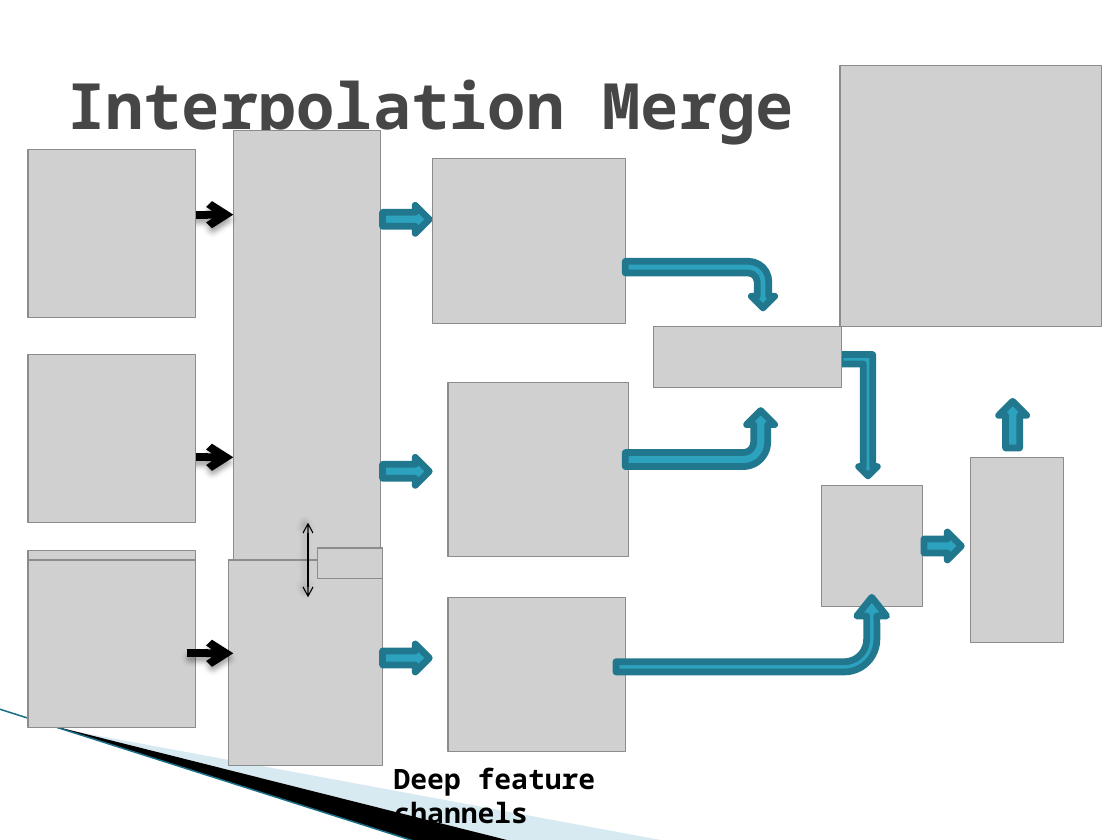
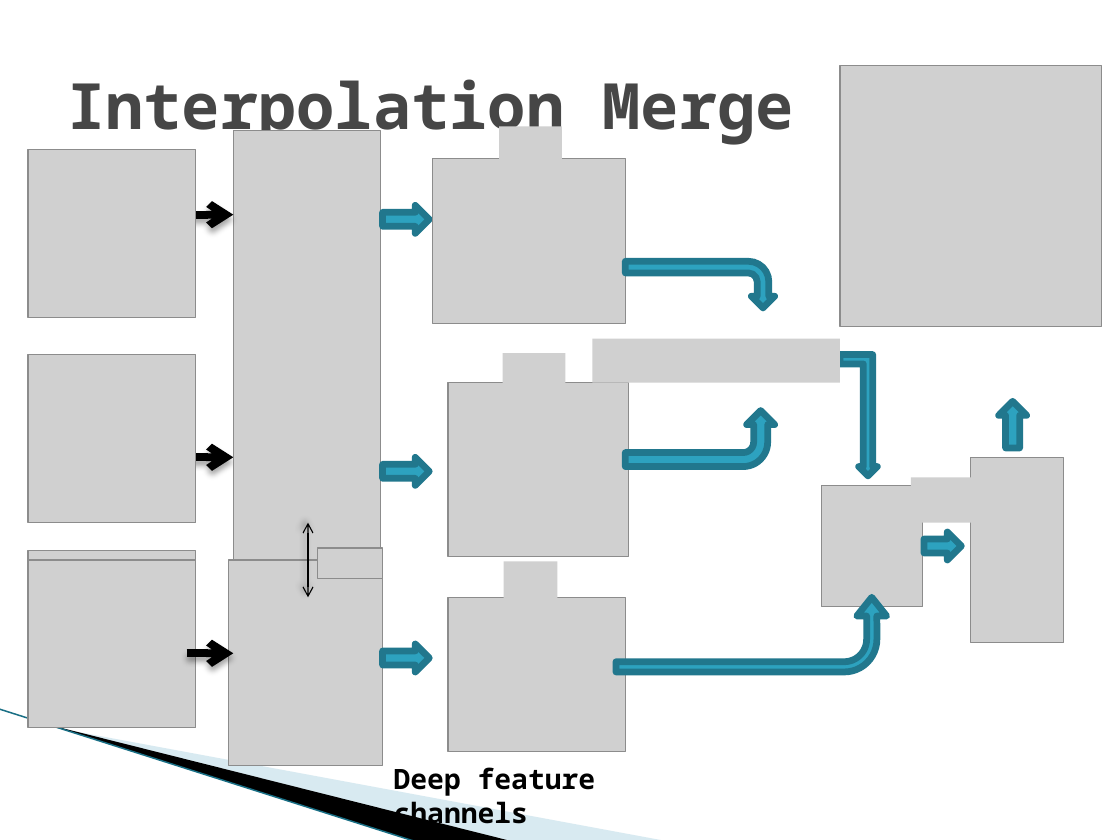
Before and after one commit to eyalw711/universal_style_transfer, a slide deck: slide 13 of ppt/Universal Style transfer via Feature Transform.pptx (slide 11 before the commit). Drawn at 1120x840 pixels with LibreOffice and Linux fonts; fonts in the diff are those of the drawing; grey boxes stand for pictures; background and template pictures are left out. Boxes give left, top, right and bottom in pixels: in the first picture for what was removed or moved away, otherwise in the second. Text is boxed around its words. In the diff, an @@ line names an element or a change of style, - is before the commit and + after.

```diff
--- a/ppt/Universal Style transfer via Feature Transform.pptx
+++ b/ppt/Universal Style transfer via Feature Transform.pptx
@@ picture added at [500,127,562,175] @@
@@ picture added at [503,353,566,401] @@
@@ picture: place and size @@
-picture at [653,327,841,388]
+picture at [592,338,840,382]
@@ picture added at [911,477,974,522] @@
@@ picture added at [504,561,558,606] @@
```
Also in this commit, not shown: 3 other slides changed, 2 slides added.
